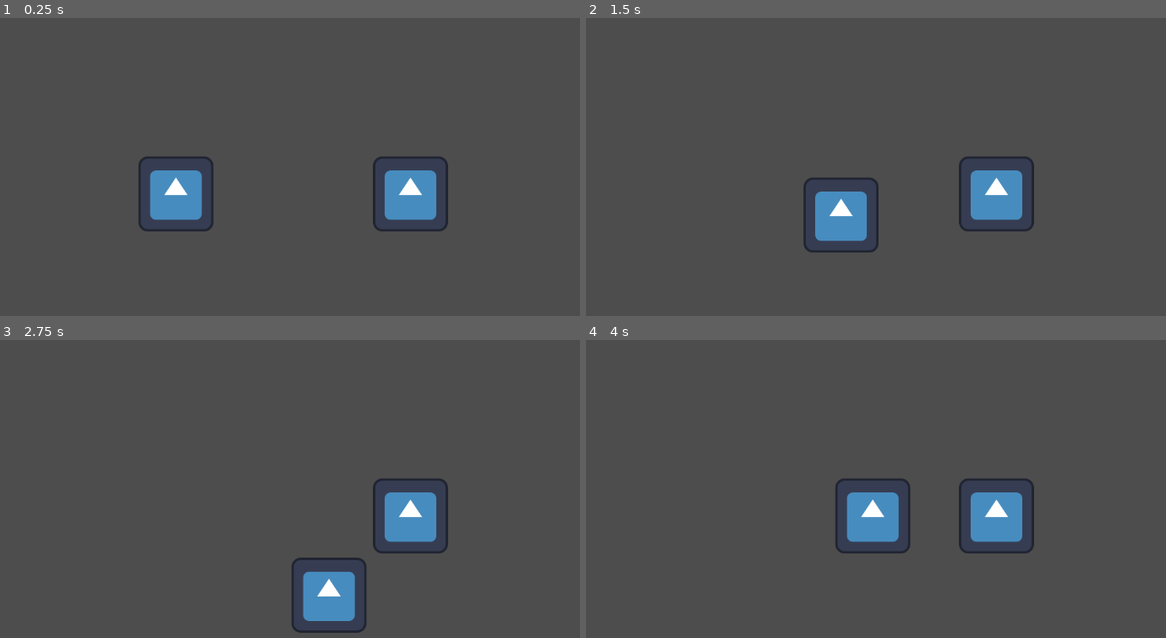
Above: before the commit, frames 1-4 (two rows, left to right).
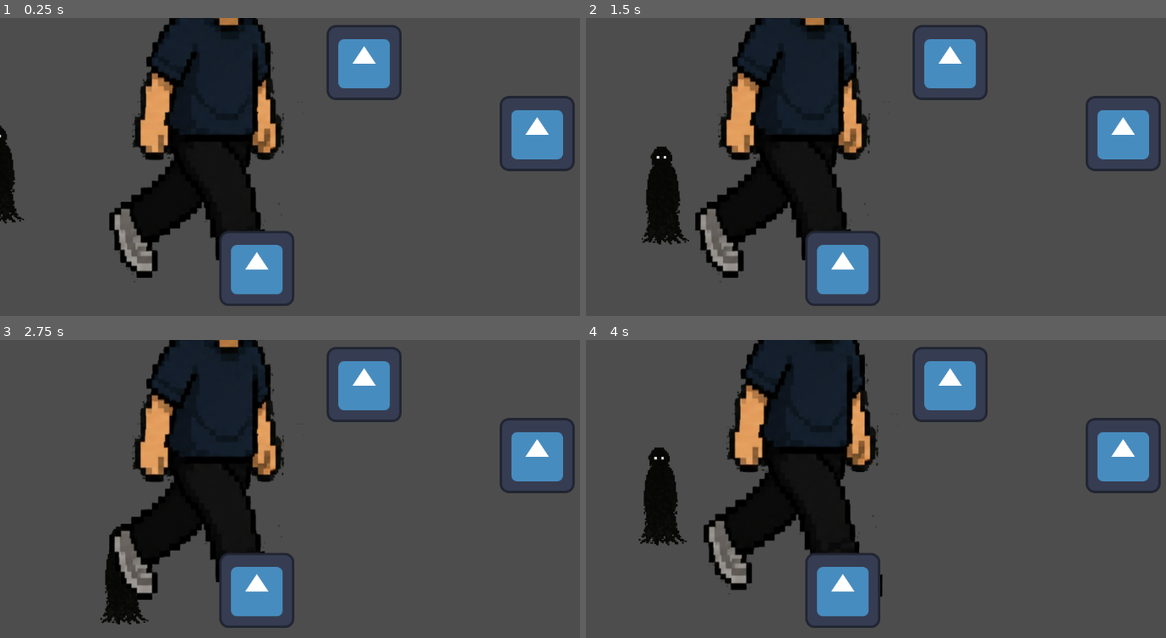
Above: after the commit, the same moments.

Repository: erickmrlsn-ui/My_own_fear
Game: Godot game, scene res://scenes/Main.tscn
The game is run twice, just before and just after one commit, with the same random seed, the same clock (stepped at 60 frames per second) and the same inputs. The engine's default icon, where the game draws it, is replaced by a stand-in: a white triangle on a blue panel in a dark square.
Inputs:
- Up to frame 1 (0.25 s): no input
- Up to frame 2 (1.5 s): tap Enter at 0.5 s; hold Right (ui_right) 0.53-1.28 s; hold Down (ui_down) from 1.28 s (still down)
- Up to frame 3 (2.75 s): release Down (ui_down) at 2.03 s; hold Right (ui_right) from 2.03 s (still down)
- Up to frame 4 (4 s): release Right (ui_right) at 2.78 s; hold Up (ui_up) 2.78-3.53 s; hold Left (ui_left) from 3.53 s (still down)

The runs differ from the first frame. In frame 1, 24% of the frame differs, in the area x 0-100%, y 0-97%; in frame 2, 26%; in frame 3, 26%; in frame 4, 26%, in the area x 9-100%, y 0-97%.

Commit message:
Add core shadow herding mechanics

Diff:
--- /dev/null
+++ b/scenes/Human.tscn
@@ -0,0 +1,44 @@
+[gd_scene format=3 uid="uid://by6rxgq85tp1e"]
+
+[ext_resource type="Script" uid="uid://c1ioec4gcnajr" path="res://scripts/human.gd" id="1_77oia"]
+[ext_resource type="Texture2D" uid="uid://8jjbxwkm37vf" path="res://assets/sprites/SLHKVxxj.webp" id="2_77oia"]
+[ext_resource type="Texture2D" uid="uid://dsc620cjdw74c" path="res://assets/sprites/Screenshot 2026-05-16 221604.png" id="3_i3t7p"]
+
+[sub_resource type="RectangleShape2D" id="RectangleShape2D_77oia"]
+size = Vector2(221, 749)
+
+[sub_resource type="SpriteFrames" id="SpriteFrames_xv3dh"]
+animations = [{
+"frames": [{
+"duration": 5.0,
+"texture": ExtResource("2_77oia")
+}],
+"loop": true,
+"name": &"idle",
+"speed": 5.0
+}, {
+"frames": [{
+"duration": 5.0,
+"texture": ExtResource("3_i3t7p")
+}, {
+"duration": 1.0,
+"texture": ExtResource("2_77oia")
+}],
+"loop": true,
+"name": &"walk",
+"speed": 5.0
+}]
+
+[node name="Human" type="CharacterBody2D" unique_id=1588872184]
+script = ExtResource("1_77oia")
+
+[node name="CollisionShape2D" type="CollisionShape2D" parent="." unique_id=1592785774]
+position = Vector2(-2.5, -8.5)
+shape = SubResource("RectangleShape2D_77oia")
+
+[node name="AnimatedSprite2D" type="AnimatedSprite2D" parent="." unique_id=1331479401]
+position = Vector2(14, -9.999996)
+scale = Vector2(0.89614534, 1.064686)
+sprite_frames = SubResource("SpriteFrames_xv3dh")
+animation = &"walk"
+frame_progress = 0.42043793
--- a/scenes/Main.tscn
+++ b/scenes/Main.tscn
@@ -1,12 +1,27 @@
 [gd_scene format=3 uid="uid://yd1gyrd8soa"]
 
-[ext_resource type="PackedScene" uid="uid://27ggx1yd8cb5" path="res://scenes/Player.tscn" id="1_rvslj"]
+[ext_resource type="Script" uid="uid://doeei14ubl5jq" path="res://scripts/main.gd" id="1_rarhs"]
 [ext_resource type="PackedScene" uid="uid://biywnin8goq7b" path="res://scenes/Shadow.tscn" id="2_0bbpv"]
+[ext_resource type="PackedScene" uid="uid://by6rxgq85tp1e" path="res://scenes/Human.tscn" id="2_rarhs"]
+[ext_resource type="PackedScene" uid="uid://cxgo32oj7duki" path="res://scenes/Monitor.tscn" id="3_0bbpv"]
 
 [node name="Main" type="Node2D" unique_id=707647601]
-
-[node name="Player" parent="." unique_id=212871337 instance=ExtResource("1_rvslj")]
-position = Vector2(300, 300)
+script = ExtResource("1_rarhs")
 
 [node name="Shadow" parent="." unique_id=1893767447 instance=ExtResource("2_0bbpv")]
-position = Vector2(700, 300)
+position = Vector2(0.3, 267)
+scale = Vector2(0.5, 0.5)
+
+[node name="Human" parent="." unique_id=1588872184 instance=ExtResource("2_rarhs")]
+position = Vector2(348, 124)
+
+[node name="Monitors" type="Node2D" parent="." unique_id=975767890]
+
+[node name="Monitor1" parent="Monitors" unique_id=313370515 instance=ExtResource("3_0bbpv")]
+position = Vector2(438, 427)
+
+[node name="Monitor2" parent="Monitors" unique_id=1333874150 instance=ExtResource("3_0bbpv")]
+position = Vector2(916, 197)
+
+[node name="Monitor3" parent="Monitors" unique_id=1660689763 instance=ExtResource("3_0bbpv")]
+position = Vector2(621, 76)
--- /dev/null
+++ b/scenes/Monitor.tscn
@@ -0,0 +1,16 @@
+[gd_scene format=3 uid="uid://cxgo32oj7duki"]
+
+[ext_resource type="Script" uid="uid://brxlfy0ap2l5u" path="res://scripts/monitor.gd" id="1_ckkhn"]
+[ext_resource type="Texture2D" uid="uid://cykd46rmw3y2q" path="res://icon.svg" id="2_v3j3j"]
+
+[sub_resource type="CircleShape2D" id="CircleShape2D_hpieq"]
+radius = 182.0
+
+[node name="Monitor" type="Area2D" unique_id=313370515]
+script = ExtResource("1_ckkhn")
+
+[node name="Sprite2D" type="Sprite2D" parent="." unique_id=2082321656]
+texture = ExtResource("2_v3j3j")
+
+[node name="CollisionShape2D" type="CollisionShape2D" parent="." unique_id=1147630991]
+shape = SubResource("CircleShape2D_hpieq")
--- a/scenes/Player.tscn
+++ b/scenes/Player.tscn
@@ -13,5 +13,4 @@
 texture = ExtResource("2_3li8b")
 
 [node name="CollisionShape2D" type="CollisionShape2D" parent="." unique_id=1415215091]
-position = Vector2(444.5, 137)
 shape = SubResource("RectangleShape2D_mdl7e")
--- a/scenes/Shadow.tscn
+++ b/scenes/Shadow.tscn
@@ -1,15 +1,18 @@
 [gd_scene format=3 uid="uid://biywnin8goq7b"]
 
 [ext_resource type="Script" uid="uid://bple7kt2a3ofc" path="res://scripts/shadow.gd" id="1_lr3y3"]
-[ext_resource type="Texture2D" uid="uid://cykd46rmw3y2q" path="res://icon.svg" id="1_wxgxi"]
+[ext_resource type="Texture2D" uid="uid://0jkykgbjrney" path="res://scenes/shadow_sprite_transparent.png" id="2_lr3y3"]
 
 [sub_resource type="RectangleShape2D" id="RectangleShape2D_lr3y3"]
+size = Vector2(10.9, 34.399998)
 
 [node name="Shadow" type="CharacterBody2D" unique_id=1893767447]
 script = ExtResource("1_lr3y3")
 
 [node name="Sprite2D" type="Sprite2D" parent="." unique_id=121726031]
-texture = ExtResource("1_wxgxi")
+texture = ExtResource("2_lr3y3")
 
 [node name="CollisionShape2D" type="CollisionShape2D" parent="." unique_id=371490311]
+position = Vector2(-9.000001, 4)
+scale = Vector2(10, 10)
 shape = SubResource("RectangleShape2D_lr3y3")
--- /dev/null
+++ b/scripts/human.gd
@@ -0,0 +1,37 @@
+extends CharacterBody2D
+
+signal collapsed
+
+@export var flee_speed: float = 120.0
+@export var fear_radius: float = 220.0
+@export var collapse_radius: float = 35.0
+
+var shadow: CharacterBody2D
+var is_collapsed := false
+
+func _physics_process(delta: float) -> void:
+	if shadow == null or is_collapsed:
+		return
+
+	var distance := global_position.distance_to(shadow.global_position)
+
+	if distance <= collapse_radius:
+		collapse()
+		return
+
+	if distance <= fear_radius:
+		flee_from_shadow()
+	else:
+		velocity = Vector2.ZERO
+
+	move_and_slide()
+
+func flee_from_shadow() -> void:
+	var direction_away := shadow.global_position.direction_to(global_position)
+	velocity = direction_away * flee_speed
+
+func collapse() -> void:
+	is_collapsed = true
+	velocity = Vector2.ZERO
+	print("GAME OVER: el humano colapsó")
+	collapsed.emit()
--- /dev/null
+++ b/scripts/main.gd
@@ -0,0 +1,36 @@
+extends Node2D
+
+@onready var shadow = $Shadow
+@onready var human = $Human
+@onready var monitors = $Monitors.get_children()
+
+var activated_monitors := 0
+var game_finished := false
+
+func _ready() -> void:
+	human.shadow = shadow
+	human.collapsed.connect(_on_human_collapsed)
+
+	for monitor in monitors:
+		monitor.activated.connect(_on_monitor_activated)
+
+func _on_monitor_activated() -> void:
+	if game_finished:
+		return
+
+	activated_monitors += 1
+	print("Monitores activados: ", activated_monitors, "/3")
+
+	if activated_monitors >= 3:
+		win_game()
+
+func _on_human_collapsed() -> void:
+	if game_finished:
+		return
+
+	game_finished = true
+	print("PERDISTE: el humano colapsó")
+
+func win_game() -> void:
+	game_finished = true
+	print("VICTORIA: activaste los 3 monitores")
--- /dev/null
+++ b/scripts/monitor.gd
@@ -0,0 +1,17 @@
+extends Area2D
+
+signal activated
+
+var is_activated := false
+
+func _ready() -> void:
+	body_entered.connect(_on_body_entered)
+
+func _on_body_entered(body: Node2D) -> void:
+	if is_activated:
+		return
+
+	if body.name == "Human":
+		is_activated = true
+		print(name, " activado")
+		activated.emit()
--- a/scripts/shadow.gd
+++ b/scripts/shadow.gd
@@ -1,18 +1,8 @@
 extends CharacterBody2D
 
-@export var speed: float = 130.0
-
-var player: CharacterBody2D
+@export var speed: float = 180.0
 
 func _physics_process(delta: float) -> void:
-	if player == null:
-		return
-
-	var direction := global_position.direction_to(player.global_position)
+	var direction := Input.get_vector("ui_left", "ui_right", "ui_up", "ui_down")
 	velocity = direction * speed
 	move_and_slide()
-
-	for i in get_slide_collision_count():
-		var collision := get_slide_collision(i)
-		if collision.get_collider() == player:
-			player.die()
Binary file added: assets/sprites/SLHKVxxj.webp
Not shown, added: assets/sprites/SLHKVxxj.webp.import
Binary file added: assets/sprites/Screenshot 2026-05-16 221604.png
Not shown, added: assets/sprites/Screenshot 2026-05-16 221604.png.import
Binary file added: assets/sprites/shadow_sprite_transparent.png
Not shown, added: assets/sprites/shadow_sprite_transparent.png.import
Binary file added: scenes/shadow_sprite_transparent.png
Not shown, added: scenes/shadow_sprite_transparent.png.import
Not shown, added: scripts/human.gd.uid
Not shown, added: scripts/main.gd.uid
Not shown, added: scripts/monitor.gd.uid
